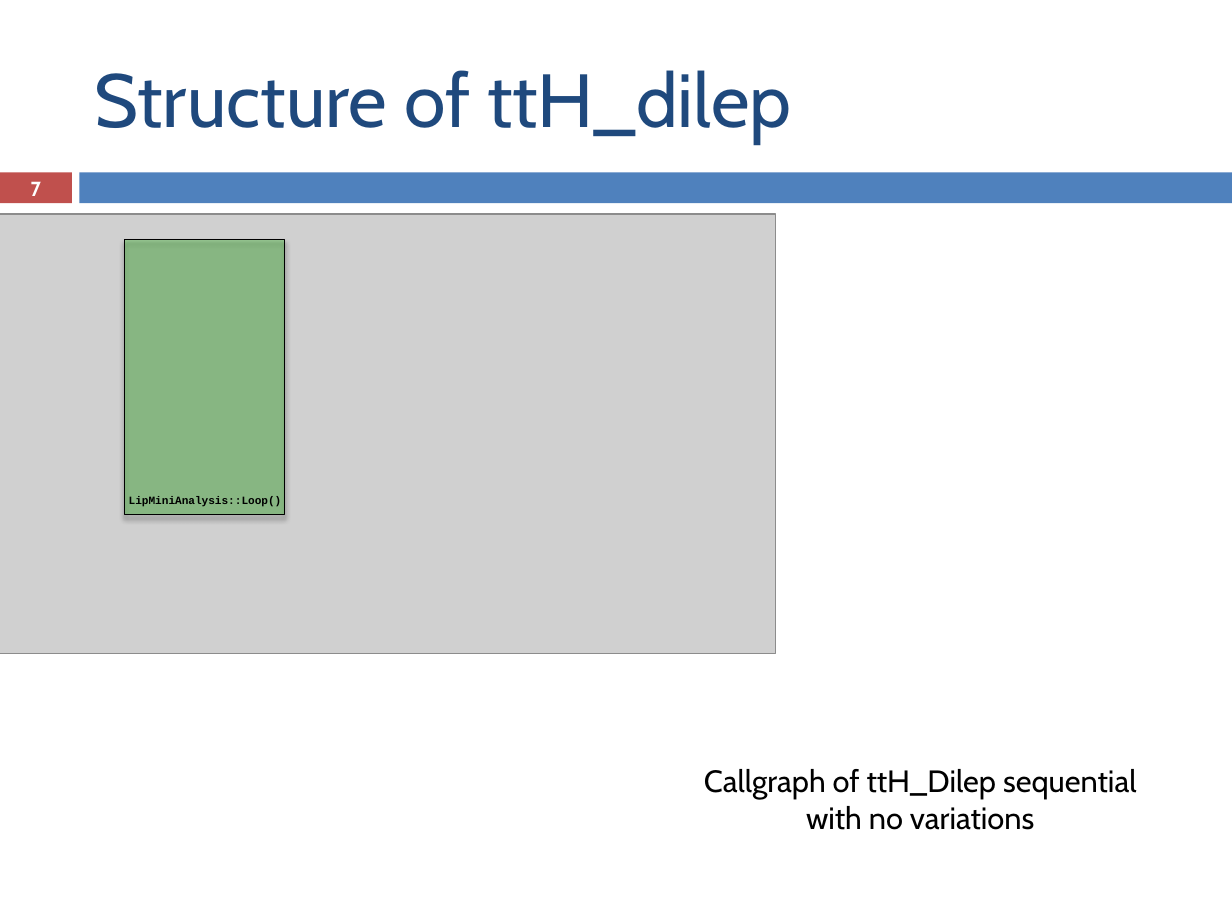
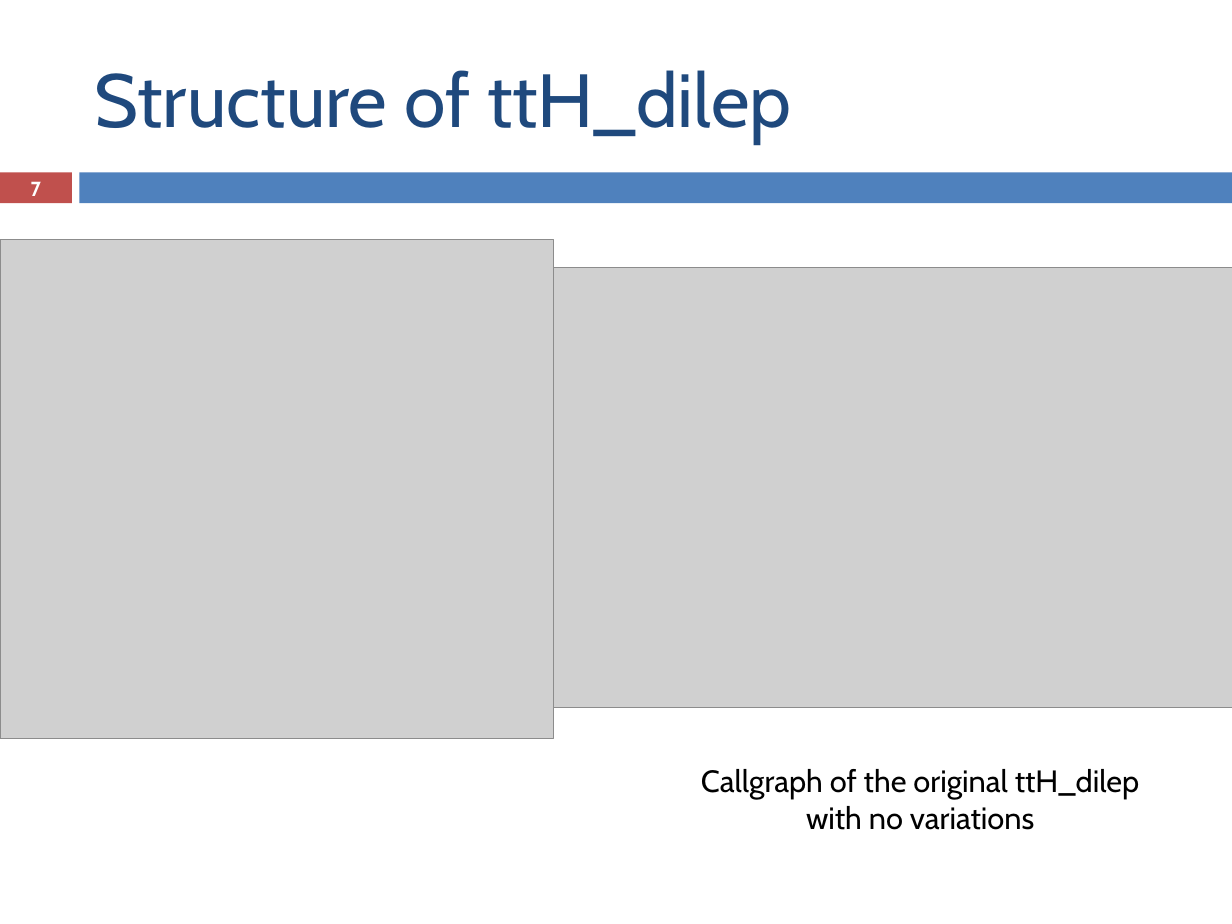
Before and after one commit to ampereira/mscthesis-liptool, a slide deck: slide 7 of doc/partial presentation/partial_presentation.pptx. Drawn at 1232x924 pixels with LibreOffice and Linux fonts; fonts in the diff are those of the drawing; grey boxes stand for pictures. Boxes give left, top, right and bottom in pixels: in the first picture for what was removed or moved away, otherwise in the second. Text is boxed around its words. In the diff, an @@ line names an element or a change of style, - is before the commit and + after.

```diff
--- a/doc/partial presentation/partial_presentation.pptx
+++ b/doc/partial presentation/partial_presentation.pptx
@@ picture: place and size @@
-picture at (0,214,776,654)
+picture at (0,239,553,738)
@@ rectangle removed at (124,240,285,515) @@
@@ picture added at (553,267,1232,707) @@
@@ text removed at (129,496,282,507) @@
-LipMiniAnalysis::Loop()
@@ text at (701,769,1139,830): text changed @@
-Callgraph of ttH_Dilep sequential with no variations
+Callgraph of the original ttH_dilep with no variations
```
Also in this commit, not shown: 4 other slides changed, 4 other files.
